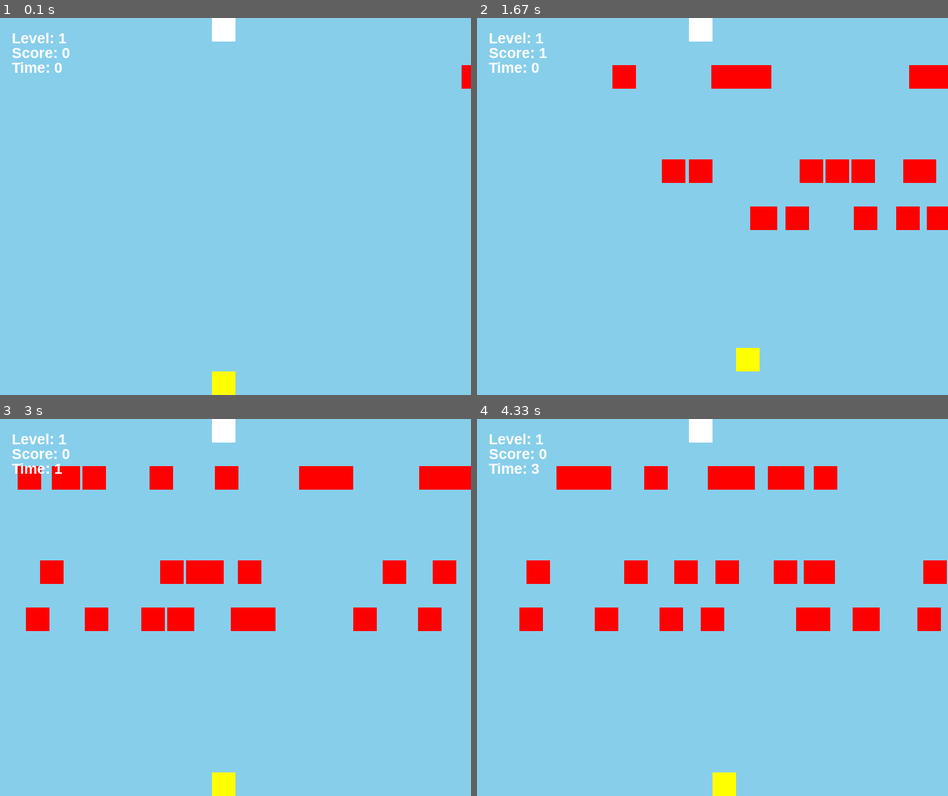
Above: before the commit, frames 1-4 (two rows, left to right).
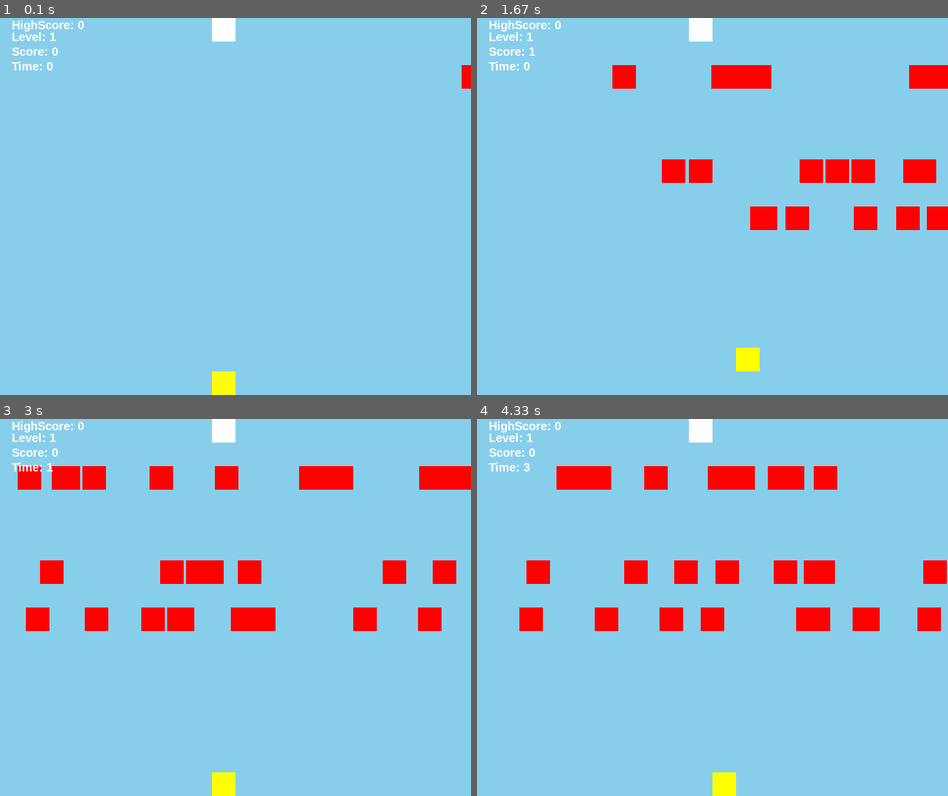
Above: after the commit, the same moments.

Repository: bhornby/Hornby-Classwork
Game: pygame game, started from python/Mini Project/Mini proj.py
The game is run twice, just before and just after one commit, with the same random seed, the same clock (stepped at 60 frames per second) and the same inputs.
Inputs:
- Up to frame 1 (0.1 s): no input
- Up to frame 2 (1.67 s): hold Right 0.33-0.8 s; hold Up 0.83-1.13 s; hold Right 1.17-1.63 s
- Up to frame 3 (3 s): hold Left 1.67-2.2 s; hold Down 2.23-2.53 s; hold Left 2.57-2.97 s
- Up to frame 4 (4.33 s): hold Up 3-3.37 s; hold Right 3.4-4.03 s; hold Down from 4.07 s (still down)

The runs differ from the first frame. In frame 1, 0.7% of the frame differs, in the area x 2-18%, y 0-15%; in frame 2, 0.6%; in frame 3, 0.7%; in frame 4, 0.7%.

Commit message:
added highscore text file
but unable to write to it not sure why

Diff:
--- a/python/Mini Project/Mini proj.py
+++ b/python/Mini Project/Mini proj.py
@@ -1,5 +1,6 @@
 import pygame
 import random
+from os import path
 
 #defining colours
 BLACK = (0,0,0)
@@ -12,6 +13,8 @@
 block_size = 40
 #black screen
 size = (20 * block_size,16 * block_size)
+
+HS_FILE = "highscore.txt"
 
 car_lane_list = [[2,6,8],
                  [4,9,3],
@@ -24,22 +27,11 @@
                  [2,4,5,6,7,8,10,13,14],
                  [1,2,3,4,5,6,7,8,9,10,11,12,13,14]
                  ]
-grass_lane_list = [[1,3,4,5,7,9,10,11,12,13,14,15,16],
-                   [1,2,5,6,7,8,10,11,12,13,14,15,16],
-                   [1,2,4,6,7,8,11,12,14,15,16],
-                   [1,2,3,4,5,7,10,12,13,15,16],
-                   [1,3,5,6,8,10,11,12,13,14,15,16],
-                   [2,4,8,9,10,11,12,13,14,15,16],
-                   [2,3,4,7,11,12,13,15,16],
-                   [4,5,6,8,9,12,14,15,16],
-                   [1,3,9,10,11,12,15,16],
-                   [15,16],
-                    ]
 
 screen = pygame.display.set_mode(size)
 
 #title of the window
-pygame.display.set_caption("MINI Project")
+pygame.display.set_caption("CRUSTY ROAD")
 
 
 #time
@@ -48,6 +40,44 @@
 
 #screen refresh rate
 clock = pygame.time.Clock()
+
+def reset_game():
+    global all_sprite_group
+    all_sprite_group = pygame.sprite.Group()
+
+    global car_group
+    car_group = pygame.sprite.Group()
+
+    global portal_group
+    portal_group = pygame.sprite.Group()
+
+    global my_player
+    my_player = Player(YELLOW,block_size,block_size,5)
+
+
+    global level
+    level = 0
+
+
+    global p
+    global o
+    p=0
+    o=0
+
+    all_sprite_group.add(my_player)
+    load_data()
+#end procedure
+
+def load_data():
+    #load highscore
+    global highscore
+    dir = path.dirname(__file__)
+    with open(path.join(dir, HS_FILE),'w') as f: #w opens file for reading and writing
+        try:
+            highscore = int(f.read())
+        except:
+            highscore = 0
+
 
 class Player(pygame.sprite.Sprite):  #blueprint for an object with methods and attribute #and object is an instance of a class
     def __init__(self,colour,width,height,speed):
@@ -105,6 +135,7 @@
     def player_set_speed(self,x,y):
         self.speed_x = x
         self.speed_y = y
+
 
 class Car(pygame.sprite.Sprite):
     def __init__(self,colour,width,height,x,y,speed):
@@ -143,44 +174,8 @@
         self.rect.x = x
         self.rect.y = y
 
-def reset_game():
-    global all_sprite_group
-    all_sprite_group = pygame.sprite.Group()
-
-    global car_group
-    car_group = pygame.sprite.Group()
-
-    global portal_group
-    portal_group = pygame.sprite.Group()
-
-    global my_player
-    my_player = Player(YELLOW,block_size,block_size,5)
-
-    global grass_group
-    grass_group = pygame.sprite.Group()
-
-    global level
-    level = 0
-
-    p = 0
-    o = 0
-
-    all_sprite_group.add(my_player)
-#end procedure
-'''def grass_spawn(level):
-
-    x = 0
-    l = grass_lane_list[level]
-    y = l[random.randint(0,len(l)-1)]
-    y = y*block_size
-
-    my_grass = Grass(GREEN,block_size,block_size,x,y)
-    all_sprite_group.add(my_grass)
-    grass_group.add(my_grass)
-    x = x + 1'''
+
 def car_spawn(level):
-    global p
-    global o
     o = 4
     p = 6
     x = screen.get_width()
@@ -204,18 +199,24 @@
 #end procedure
 
 def show_score(x,y):
-    font = pygame.font.SysFont('Arial', 25, True, False)
+    font = pygame.font.SysFont('Arial', 20, True, False)
     text = font.render("Score: " + str(my_player.score),True,WHITE)
     screen.blit(text, (x,y))
 #end functions
 def show_time(x,y):
-    font = pygame.font.SysFont('Arial', 25, True, False)
+    font = pygame.font.SysFont('Arial', 20, True, False)
     text = font.render("Time: " + str(my_player.time),True,WHITE)
     screen.blit(text, (x,y))
 def show_level(x,y):
-    font = pygame.font.SysFont('Arial', 25, True, False)
+    font = pygame.font.SysFont('Arial', 20, True, False)
     text = font.render("Level: " + str(level + 1),True,WHITE)
     screen.blit(text, (x,y))
+
+def show_hs(x,y):
+    font = pygame.font.SysFont('Arial', 20, True, False)
+    text = font.render("HighScore: " + str(highscore),True,WHITE)
+    screen.blit(text, (x,y))
+
 
 reset_game()
 pygame.init()
@@ -253,8 +254,8 @@
     if player_hit_list:
         my_player.rect.x = screen.get_width()//2 - my_player.image.get_width()
         my_player.rect.y = screen.get_height()- my_player.image.get_height()
-        p = p + 2
-        o = o + 2
+        p = p + 3
+        o = o + 3
         level = level + 1
         if level >= len(car_lane_list):
             level = 0
@@ -268,10 +269,18 @@
         screen.fill(WHITE)
         font= pygame.font.SysFont('Arial', 50, True, False)
         font2= pygame.font.SysFont('Arial', 30, True, False)
+
+        if my_player.old_score > highscore:
+            highscore = my_player.old_score
+            with open(path.join(dir, HS_FILE),'w') as f:
+                f.write(str(my_player.old_score))
+        #end if
         #array of tuples
         text = [(font.render("GAME OVER",True,BLACK),4),
-                (font2.render("Score: " + str(my_player.old_score),True,BLACK),2.4),
-                (font2.render("Time: " + str(my_player.old_time),True,BLACK),2.1),
+                (font2.render("Level Reached " + str(level +1),True,BLACK),2.1),
+                (font2.render("Score: " + str(my_player.old_score),True,BLACK),1.9),\
+                (font2.render("Highscore: " + str(highscore),True,BLACK),2.4),
+                (font2.render("Time: " + str(my_player.old_time),True,BLACK),1.6),
                 (font.render("HIT RETURN TO PLAY AGAIN",True,BLACK),3)
                 ]
         for t,h in text:
@@ -285,12 +294,13 @@
         #draw function
         all_sprite_group.draw(screen)
 
+
     portal_spawn()
     car_spawn(level)
-#     grass_spawn(level)
     show_score(20,45)
     show_time(20,70)
     show_level(20,20)
+    show_hs(20,0)
     pygame.display.flip()
     clock.tick(60)
 
Empty file added: python/Mini Project/highscore.txt
